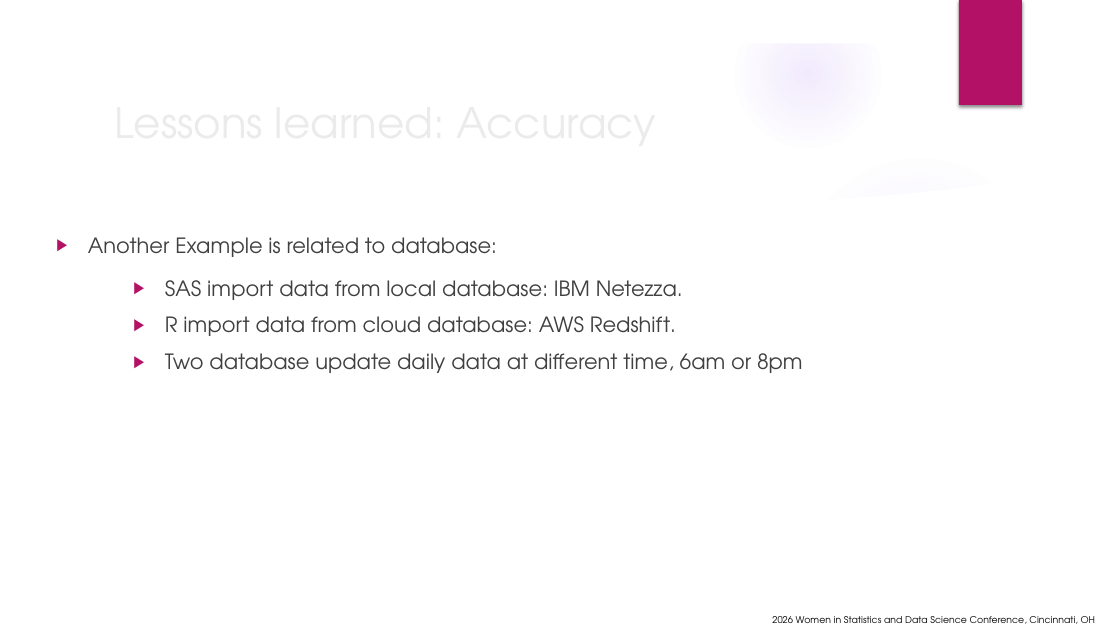
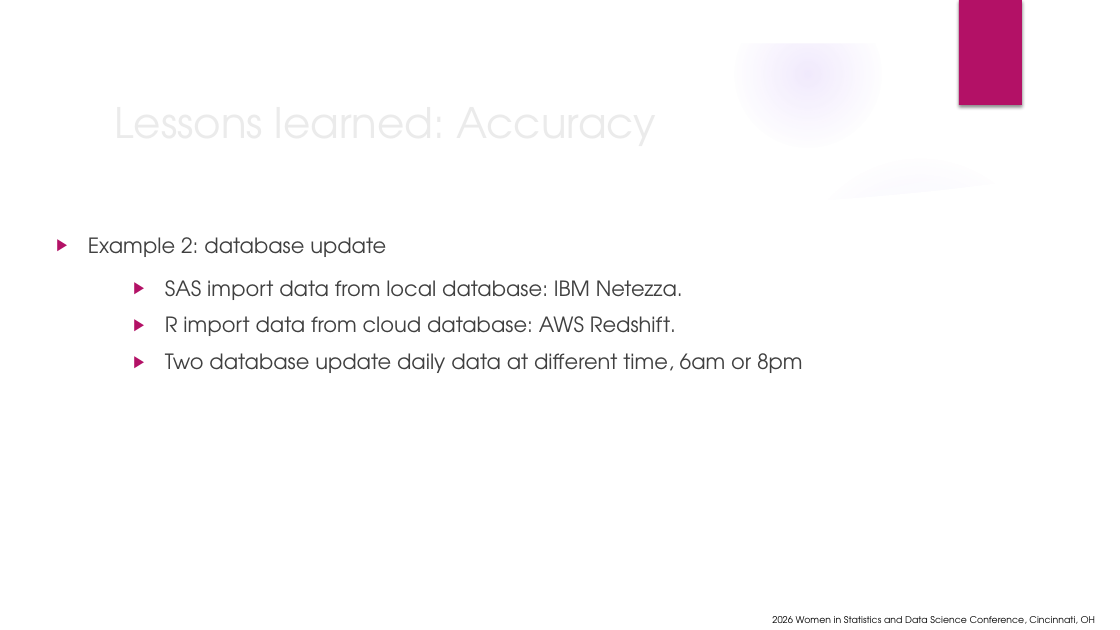
Before and after one commit to wx2123/WSDS-2026-OH, a slide deck: slide 12 of From On-Premises to Cloud.pptx. Drawn at 1120x630 pixels with LibreOffice and Linux fonts; fonts in the diff are those of the drawing; background and template pictures are left out. Boxes give left, top, right and bottom in pixels: in the first picture for what was removed or moved away, otherwise in the second. Text is boxed around its words. In the diff, an @@ line names an element or a change of style, - is before the commit and + after.

```diff
--- a/From On-Premises to Cloud.pptx
+++ b/From On-Premises to Cloud.pptx
@@ text at (88, 237, 386, 257): text changed @@
-▶ Another Example is related to database:
+▶ Example 2: database update
```
Also in this commit, not shown: 9 other slides changed, 1 slide added.
